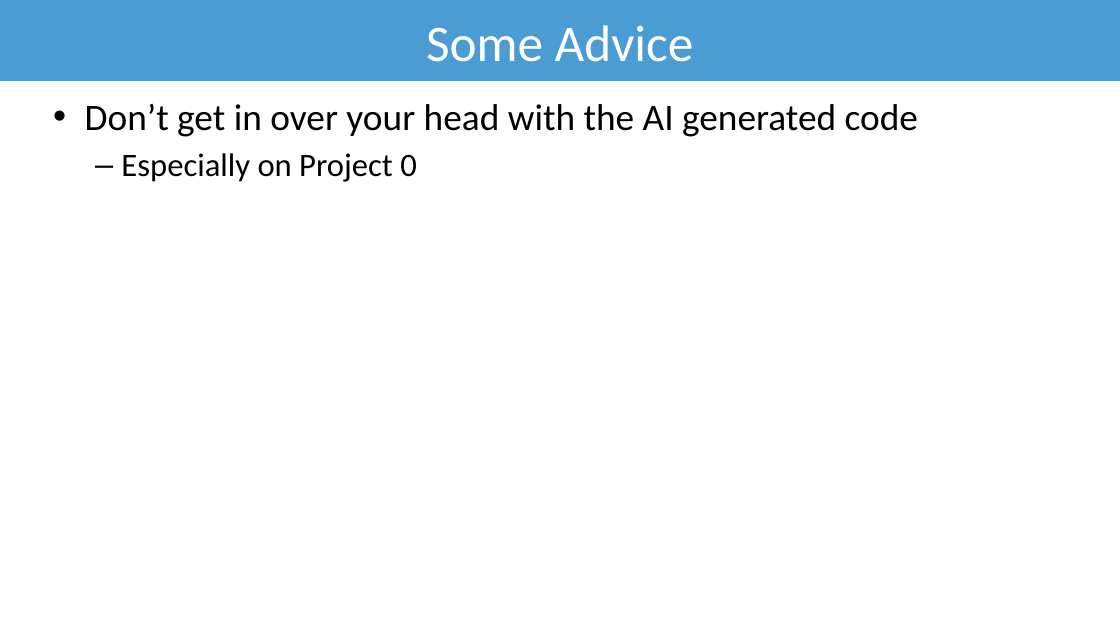
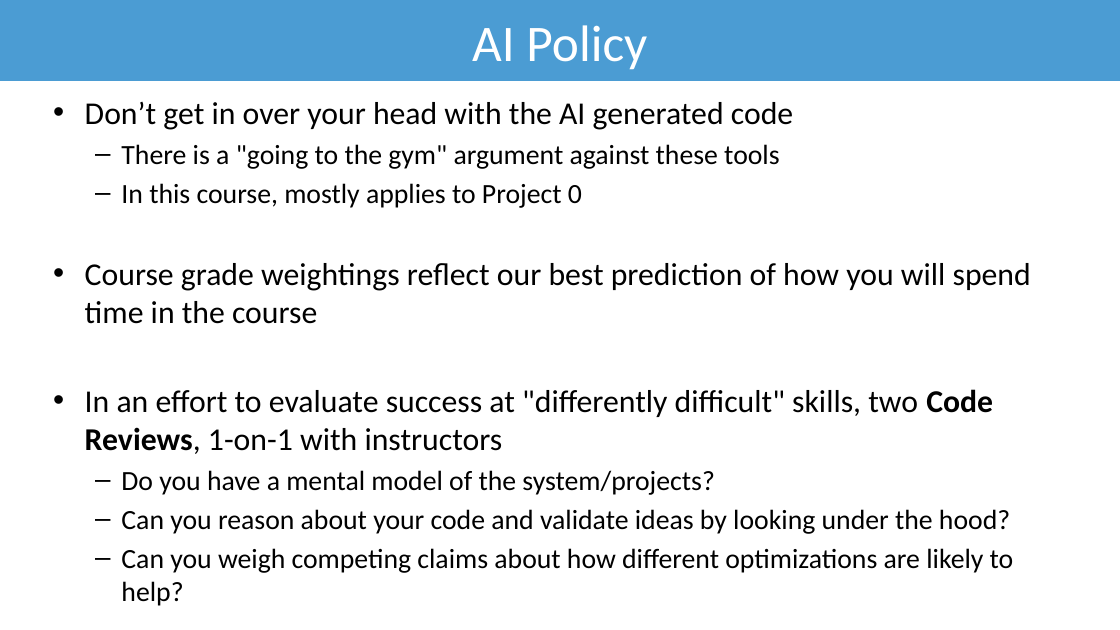
Before and after one commit to bsb20/bsb20.github.io, a slide deck: slide 15 of docs/421_f26/lectures/L0.pptx (slide 14 before the commit). Drawn at 1120x630 pixels with LibreOffice and Linux fonts; fonts in the diff are those of the drawing; background and template pictures are left out. Boxes give left, top, right and bottom in pixels: in the first picture for what was removed or moved away, otherwise in the second. Text is boxed around its words. In the diff, an @@ line names an element or a change of style, - is before the commit and + after.

```diff
--- a/docs/421_f26/lectures/L0.pptx
+++ b/docs/421_f26/lectures/L0.pptx
@@ title at [472, 25, 647, 70]: text changed @@
-Some Advice
+AI Policy
@@ text at [85, 102, 793, 130]: size 32 to 27.2 pt in "Don’t get in over your head with ..." @@
@@ text at [85, 144, 1031, 606]: text changed; size 28 to 23.8 pt @@
-  – Especially on Project 0
+  – There is a "going to the gym" argument against these tools
+  – In this course, mostly applies to Project 0
+• Course grade weightings reflect our best prediction of how you will spend time in the course
+• In an effort to evaluate success at "differently difficult" skills, two Code Reviews, 1-on-1 with instructors
+  – Do you have a mental model of the system/projects?
+  – Can you reason about your code and validate ideas by looking under the hood?
+  – Can you weigh competing claims about how different optimizations are likely to help?
```
Also in this commit, not shown: 7 other slides changed, 2 slides added, 1 other file.
